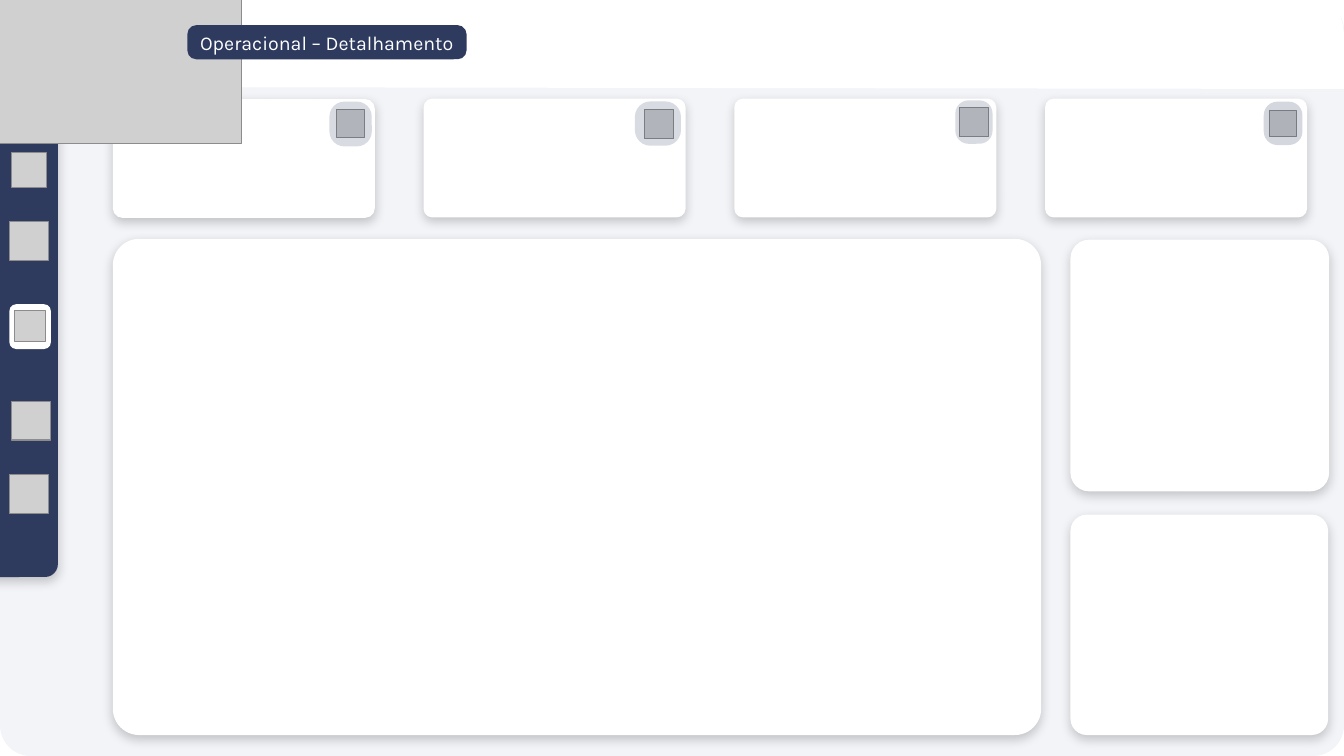
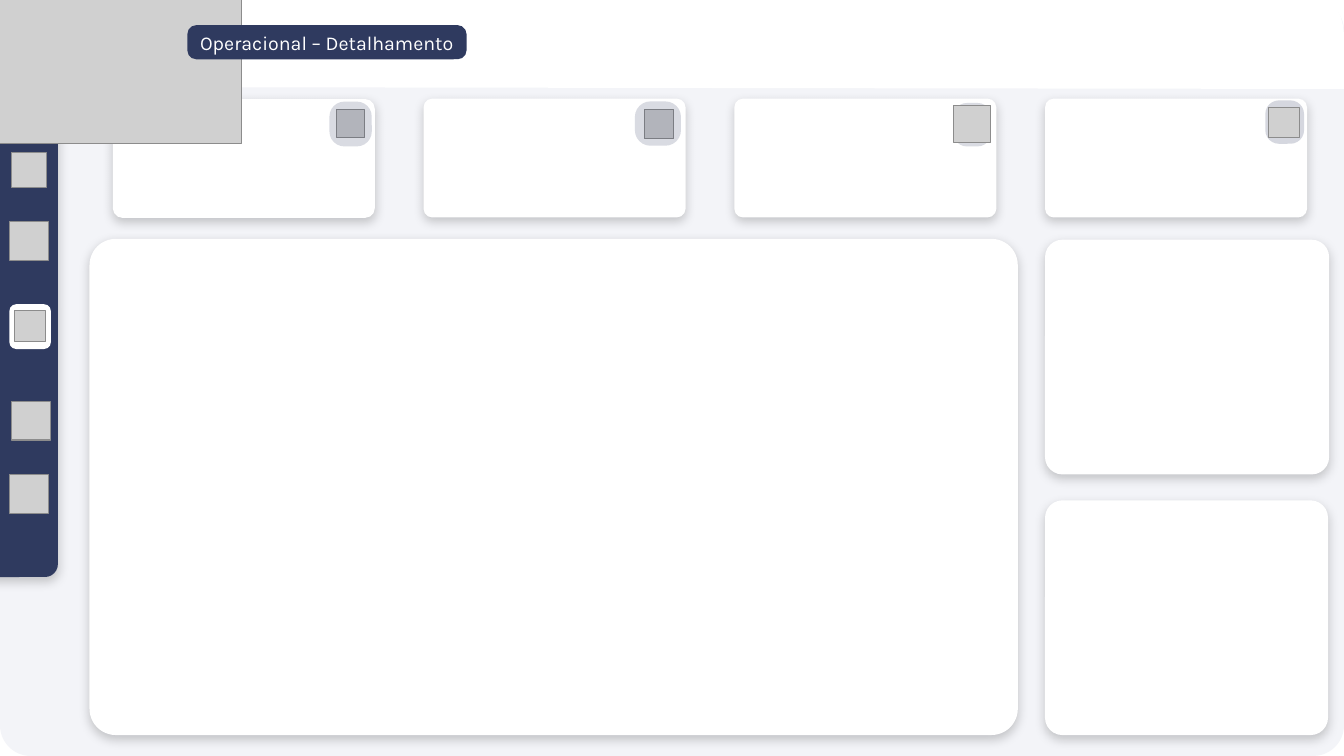
Before and after one commit to Lucas-Pires-ds/controle-orcamentario-analytics-pipeline, a slide deck: slide 2 of dashboards/Mockup dashboard (em construção).pptx. Drawn at 1344x756 pixels with LibreOffice and Linux fonts; fonts in the diff are those of the drawing; grey boxes stand for pictures. Boxes give left, top, right and bottom in pixels: in the first picture for what was removed or moved away, otherwise in the second. Text is boxed around its words. In the diff, an @@ line names an element or a change of style, - is before the commit and + after.

```diff
--- a/dashboards/Mockup dashboard (em construção).pptx
+++ b/dashboards/Mockup dashboard (em construção).pptx
@@ picture: place and size @@
-picture at (960,108,989,137)
+picture at (954,105,991,142)
@@ rounded rectangle: place and size @@
-rounded rectangle at (113,239,1042,735)
+rounded rectangle at (90,239,1018,735)
@@ rounded rectangle: place and size @@
-rounded rectangle at (1071,240,1330,492)
+rounded rectangle at (1046,240,1330,475)
@@ rounded rectangle: place and size @@
-rounded rectangle at (1071,515,1329,736)
+rounded rectangle at (1046,500,1329,735)
```
Also in this commit, not shown: 1 slide added, 1 other file.
